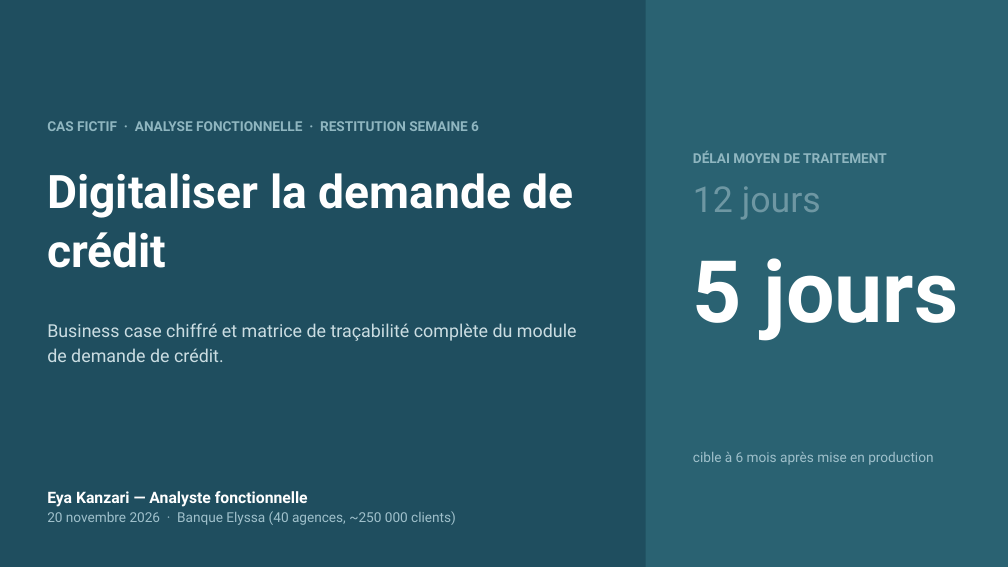
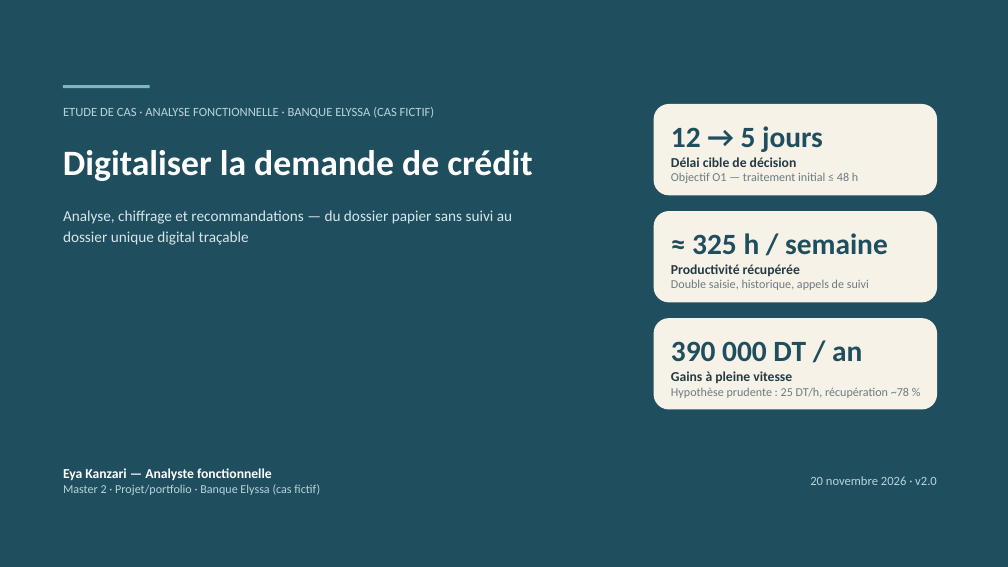
Before and after one commit to kanzarieya/banque-elyssa-analyse-fonctionnelle, a slide deck: slide 1 of 06-Restitution/deck-executive-banque-elyssa.pptx. Drawn at 1008x567 pixels with LibreOffice and Linux fonts; fonts in the diff are those of the drawing. Boxes give left, top, right and bottom in pixels: in the first picture for what was removed or moved away, otherwise in the second. Text is boxed around its words. In the diff, an @@ line names an element or a change of style, - is before the commit and + after.

```diff
--- a/06-Restitution/deck-executive-banque-elyssa.pptx
+++ b/06-Restitution/deck-executive-banque-elyssa.pptx
@@ rectangle removed at box(646, 0, 1008, 567) @@
@@ rectangle added at box(63, 85, 150, 88), fill #7FB6C4 @@
@@ text at box(63, 107, 435, 118): text changed; size 13 to 12 pt; font Roboto to Calibri; text colour #8FB6C0 to #B8D4DC; bold off @@
-CAS FICTIF · ANALYSE FONCTIONNELLE · RESTITUTION SEMAINE 6
+ETUDE DE CAS · ANALYSE FONCTIONNELLE · BANQUE ELYSSA (CAS FICTIF)
@@ rounded rectangle added at box(654, 104, 938, 196), fill #F7F2E7 @@
@@ text "Digitaliser la demande de crédit": place and size @@
-text "Digitaliser la demande de crédit" at box(47, 173, 574, 268)
+text "Digitaliser la demande de crédit" at box(63, 150, 532, 181)
@@ text "Digitaliser la demande de crédit" at box(63, 150, 532, 181): size 44 to 34 pt, font Roboto to Calibri; line spacing 1.08 to 1 @@
@@ text at box(671, 126, 858, 183): text changed; size 13 to 11.5 pt; font Roboto to Calibri; text colour #8FB6C0 to #6B7C82; bold off @@
-DÉLAI MOYEN DE TRAITEMENT
+12 → 5 jours
+Délai cible de décision
+Objectif O1 — traitement initial ≤ 48 h
@@ text removed at box(693, 186, 821, 220) @@
-12 jours
@@ text at box(63, 210, 512, 245): text changed; size 17 to 14.5 pt; font Roboto to Calibri; text colour #CBDDE2 to #D8E6EA @@
-Business case chiffré et matrice de traçabilité complète du module de demande de crédit.
+Analyse, chiffrage et recommandations — du dossier papier sans suivi au dossier unique digital traçable
@@ rounded rectangle added at box(654, 211, 938, 302), fill #F7F2E7 @@
@@ text at box(671, 233, 888, 290): text changed; size 82 to 11.5 pt; font Roboto to Calibri; text colour #FFFFFF to #6B7C82; bold off @@
-5 jours
+≈ 325 h / semaine
+Productivité récupérée
+Double saisie, historique, appels de suivi
@@ rounded rectangle added at box(654, 318, 938, 410), fill #F7F2E7 @@
@@ text added at box(671, 341, 909, 398), 11.5 pt, text #6B7C82 @@
+390 000 DT / an
+Gains à pleine vitesse
+Hypothèse prudente : 25 DT/h, récupération ~78 %
@@ text at box(63, 468, 272, 480): size 15 to 13 pt, font Roboto to Calibri in "Eya Kanzari — Analyste fonctionnelle"; less space between paragraphs @@
@@ text "Eya Kanzari — Analyste fonctionnelle": place and size @@
-text "Eya Kanzari — Analyste fonctionnelle" at box(47, 491, 456, 525)
+text "Eya Kanzari — Analyste fonctionnelle" at box(63, 468, 320, 495)
@@ text removed at box(693, 452, 933, 465) @@
-cible à 6 mois après mise en production
@@ text added at box(810, 476, 937, 485), 12 pt, text #B8D4DC @@
+20 novembre 2026 · v2.0
@@ text at box(63, 484, 320, 495): text changed; size 13 to 11.5 pt; font Roboto to Calibri; text colour #9FC0CB to #B8D4DC @@
-20 novembre 2026 · Banque Elyssa (40 agences, ~250 000 clients)
+Master 2 · Projet/portfolio · Banque Elyssa (cas fictif)
```
Also in this commit, not shown: 1 other slide changed, 9 slides added, 7 slides removed, 5 other files.
